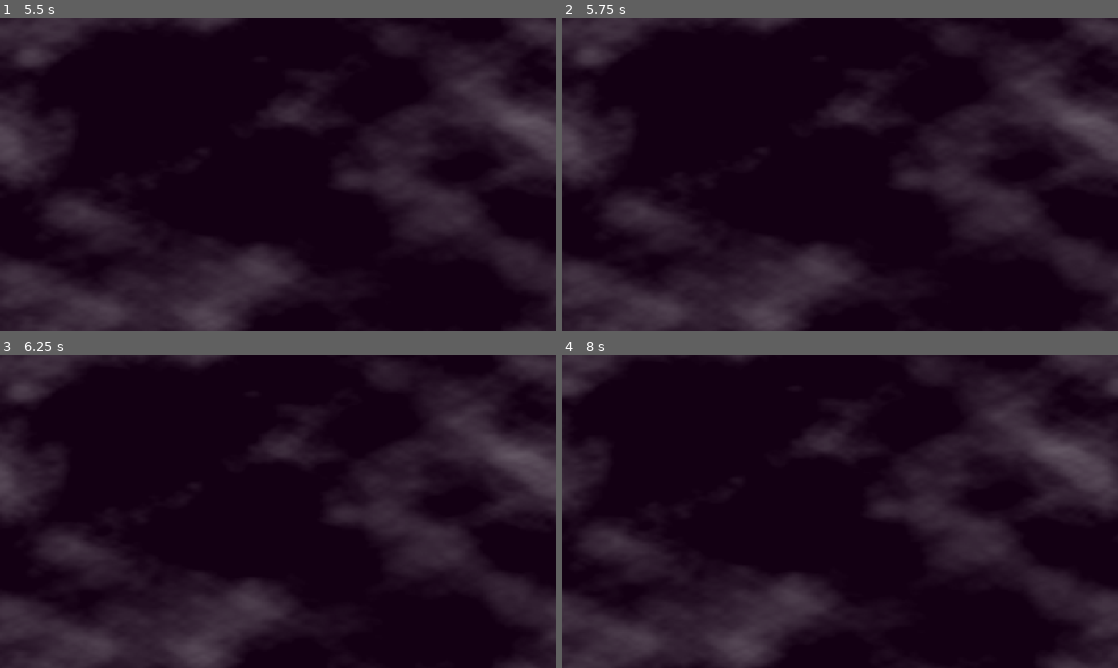
Above: before the commit, frames 1-4 (two rows, left to right).
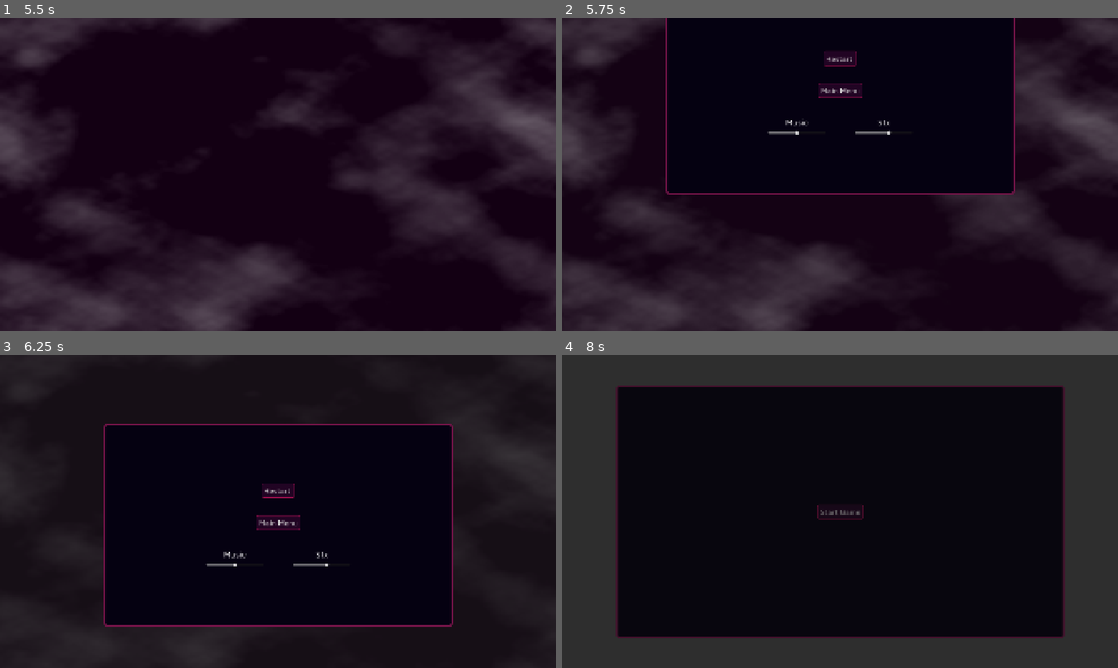
Above: after the commit, the same moments.

Repository: Valentino-02/IncrementalGame
Game: Godot game, scene res://src/scenes/Main.tscn
Same seed, same stepped clock (60 frames per second), same inputs: the game is played once before the commit and once after it.
Inputs (mouse positions are in pixels of both pictures, inside the frame that each line leads up to):
- Up to frame 1 (5.5 s): tap Enter at 0.5, 4.25 s; move the mouse to (400, 158) at 0.52 s; click (400, 158) at 0.67 s; click "Start Game" at 1.25 s; click "Start Game" at 2 s; move the mouse to (166, 190) at 2.77 s; click (166, 190) at 2.92 s; tap Space at 3.5, 5 s; move the mouse to (333, 105) at 3.52 s; click (333, 105) at 3.67 s; move the mouse to (250, 237) at 4.27 s; click (250, 237) at 4.42 s; move the mouse to (444, 221) at 5.02 s; click (444, 221) at 5.17 s
- Up to frame 2 (5.75 s): tap Escape (ui_cancel) at 5.65 s
- Up to frame 3 (6.25 s): click (278, 395) at 5.75 s, where only the run after the commit has a clickable "Restart"
- Up to frame 4 (8 s): click (840, 511) at 6.5 s, where only the run after the commit has a clickable "Main Menu"; click (840, 477) at 7.25 s, where only the run after the commit has a clickable "Restart"

Frame 1 is identical in both runs. In frame 2, 9.7% of the frame differs, in the area x 18-82%, y 0-57%; in frame 3, 19%; in frame 4, 46%, in the area x 0-100%, y 0-100%.

Commit message:
fix audio bugs

Diff:
--- a/project.godot
+++ b/project.godot
@@ -37,6 +37,10 @@
 
 project/assembly_name="GameDevJam"
 
+[gui]
+
+theme/custom="uid://b6o24n8fr7hfj"
+
 [rendering]
 
 renderer/rendering_method="gl_compatibility"
--- a/src/autoload/AudioManager/AudioManager.gd
+++ b/src/autoload/AudioManager/AudioManager.gd
@@ -1,19 +1,11 @@
 extends Node
-
-enum SfxId {
-	Click,
-}
-
-enum MusicId {
-	MainMenuTheme,
-	MainTheme
-}
 
 @onready var music : MusicManager = %MusicManager
 @onready var sfx : SfxManager = %SfxManager
 
 
 func _ready():
+	process_mode = Node.PROCESS_MODE_ALWAYS
 	setMusicVolume(Settings.DEFAULT_MUSIC_VOLUME)
 	setSfxVolume(Settings.DEFAULT_SFX_VOLUME)
 
@@ -25,7 +17,7 @@
 	AudioServer.set_bus_volume_db(sfx.getBusIndex(), linear_to_db(value))
 
 func getMusicVolume():
-	return db_to_linear(music.getBusIndex())
+	return db_to_linear(AudioServer.get_bus_volume_db(music.getBusIndex()))
 
 func getSfxVolume():
-	return db_to_linear(sfx.getBusIndex())
+	return db_to_linear(AudioServer.get_bus_volume_db(sfx.getBusIndex()))
--- a/src/autoload/AudioManager/AudioManager.tscn
+++ b/src/autoload/AudioManager/AudioManager.tscn
@@ -1,17 +1,18 @@
-[gd_scene load_steps=11 format=3 uid="uid://bk6c4tww78yhq"]
+[gd_scene load_steps=12 format=3 uid="uid://bk6c4tww78yhq"]
 
 [ext_resource type="Script" uid="uid://6mmbqgcmbnkt" path="res://src/autoload/AudioManager/AudioManager.gd" id="1_7j23j"]
 [ext_resource type="Script" uid="uid://b60hxo568dw0w" path="res://src/autoload/AudioManager/Sfx/SfxManager.gd" id="2_7j23j"]
 [ext_resource type="Script" uid="uid://dhwrmwr6mxae8" path="res://src/autoload/AudioManager/Music/MusicManager.gd" id="2_ge8yv"]
 [ext_resource type="Script" uid="uid://b67exh4v0a6ij" path="res://src/autoload/AudioManager/Music/MusicResource.gd" id="3_p58k6"]
+[ext_resource type="AudioStream" uid="uid://dk01hndnku5qn" path="res://assets/music/Pause For Rock.mp3" id="4_8ooo6"]
 [ext_resource type="AudioStream" uid="uid://bdl81wqkmx2u5" path="res://assets/music/Elemental Delivery.mp3" id="4_u4rwl"]
-[ext_resource type="Script" uid="uid://cm215ucy36ahr" path="res://src/autoload/AudioManager/Sfx/SfxResource.gd" id="6_4cy6h"]
-[ext_resource type="AudioStream" uid="uid://ce0ty7xmbm66h" path="res://assets/sfx/Click.mp3" id="7_8ooo6"]
+[ext_resource type="Script" uid="uid://cm215ucy36ahr" path="res://src/autoload/AudioManager/Sfx/SfxResource.gd" id="7_8ooo6"]
+[ext_resource type="AudioStream" uid="uid://ce0ty7xmbm66h" path="res://assets/sfx/Click.mp3" id="8_dsnk3"]
 
 [sub_resource type="Resource" id="Resource_vycle"]
 script = ExtResource("3_p58k6")
-stream = ExtResource("4_u4rwl")
-volume = 0.0
+stream = ExtResource("4_8ooo6")
+volume = -4.0
 pitchScale = 1.0
 metadata/_custom_type_script = "uid://b67exh4v0a6ij"
 
--- a/src/autoload/AudioManager/Music/MusicManager.gd
+++ b/src/autoload/AudioManager/Music/MusicManager.gd
@@ -1,9 +1,14 @@
 class_name MusicManager
 extends Node
 
+enum MusicId {
+	MainMenuTheme,
+	GameTheme
+}
+
 const MUSIC_BUS_NAME = 'Music'
 
-@export var preloadedMusic: Dictionary[AudioManager.MusicId , MusicResource]
+@export var preloadedMusic: Dictionary[MusicId , MusicResource]
 
 @onready var _player : AudioStreamPlayer = $AudioStreamPlayer
 
@@ -18,7 +23,7 @@
 func getBusIndex() -> int:
 	return _musicBusIndex
 
-func play(id: AudioManager.MusicId, fadeInDuration: float = 0.0) -> void:
+func play(id: MusicId, fadeInDuration: float = 0.0) -> void:
 	var music : MusicResource = preloadedMusic.get(id) as MusicResource
 	if music == null:
 		push_error("Sfx Manager failed to find music with id ", id)
@@ -31,13 +36,13 @@
 	await _fadeOut(fadeOutDuration)
 	_player.stop()
 
-func enableLowPass(duration:= 0.5) -> void:
-	var tween = get_tree().create_tween()
+func enableLowPass(duration:= 0.25) -> void:
+	var tween = create_tween()
 	var effect = AudioServer.get_bus_effect(_musicBusIndex, 0)
 	tween.tween_property(effect, "cutoff_hz", Settings.LOW_PASS_HZ_VALUE, duration).set_trans(Tween.TRANS_LINEAR)
 
 func disableLowPass(duration:= 0.5) -> void:
-	var tween = get_tree().create_tween()
+	var tween = create_tween()
 	var effect = AudioServer.get_bus_effect(_musicBusIndex, 0)
 	tween.tween_property(effect, "cutoff_hz", Settings.NORMAL_HZ_VALUE, duration).set_trans(Tween.TRANS_LINEAR)
 
--- a/src/autoload/AudioManager/Music/MusicResource.gd
+++ b/src/autoload/AudioManager/Music/MusicResource.gd
@@ -5,7 +5,7 @@
 @export_range(-40, 20) var volume: float = 0
 @export_range(0.0, 4.0,.01) var pitchScale: float = 1.0
 
-var _id : AudioManager.MusicId
+var _id : MusicManager.MusicId
 
-func setId(id: AudioManager.MusicId) -> void:
+func setId(id: MusicManager.MusicId) -> void:
 	_id = id
--- a/src/autoload/AudioManager/Sfx/SfxManager.gd
+++ b/src/autoload/AudioManager/Sfx/SfxManager.gd
@@ -1,9 +1,13 @@
 class_name SfxManager
 extends Node2D
 
+enum SfxId {
+	Click,
+}
+
 const SFX_BUS_NAME = 'Sfx'
 
-@export var preloadedSfx: Dictionary[AudioManager.SfxId, SfxResource]
+@export var preloadedSfx: Dictionary[SfxId, SfxResource]
 
 var _sfxBusIndex : int = -1
 
@@ -15,7 +19,7 @@
 func getBusIndex() -> int:
 	return _sfxBusIndex
 
-func playAtPosition(id: AudioManager.SfxId, pos: Vector2) -> void:
+func playAtPosition(id: SfxId, pos: Vector2) -> void:
 	var sfx : SfxResource = preloadedSfx.get(id) as SfxResource
 	if sfx == null:
 		push_error("Sfx Manager failed to find sfx with id ", id)
@@ -34,7 +38,7 @@
 	add_child(player2D)
 	player2D.play()
 
-func play(id: AudioManager.SfxId) -> void:
+func play(id: SfxId) -> void:
 	var sfx : SfxResource = preloadedSfx.get(id) as SfxResource
 	if sfx == null:
 		push_error("Sfx Manager failed to find sfx with id ", id)
--- a/src/autoload/AudioManager/Sfx/SfxResource.gd
+++ b/src/autoload/AudioManager/Sfx/SfxResource.gd
@@ -7,9 +7,9 @@
 @export_range(0, 10) var limit: int = 5
 
 var _count: int = 0
-var _id : AudioManager.SfxId
+var _id : SfxManager.SfxId
 
-func setId(id: AudioManager.SfxId) -> void:
+func setId(id: SfxManager.SfxId) -> void:
 	_id = id
 
 func addCount() -> void:
--- a/src/autoload/RngManager/RngManager.gd
+++ b/src/autoload/RngManager/RngManager.gd
@@ -19,6 +19,6 @@
 	return _seed
 
 func createRng() -> RandomNumberGenerator:
-	var rng := RandomNumberGenerator.new()
-	rng.seed = _seed
-	return rng
+	var newRng := RandomNumberGenerator.new()
+	newRng.seed = _seed
+	return newRng
--- /dev/null
+++ b/src/scenes/Game/Game.gd
@@ -0,0 +1,6 @@
+class_name Game
+extends Node2D
+
+
+func _ready() -> void:
+	AudioManager.music.play(MusicManager.MusicId.GameTheme)
--- a/src/scenes/Game/Game.tscn
+++ b/src/scenes/Game/Game.tscn
@@ -1,12 +1,17 @@
-[gd_scene load_steps=2 format=3 uid="uid://b6qmg3bs0faof"]
+[gd_scene load_steps=4 format=3 uid="uid://b6qmg3bs0faof"]
 
+[ext_resource type="Script" uid="uid://dy8df4a47iw5a" path="res://src/scenes/Game/Game.gd" id="1_2odft"]
 [ext_resource type="PackedScene" uid="uid://cgbomhfyh5r" path="res://src/scenes/Game/Components/FogEffect.tscn" id="1_57sbl"]
+[ext_resource type="PackedScene" uid="uid://bvygpavv7ecpd" path="res://src/scenes/UI/GameUI/GameUI.tscn" id="2_klkct"]
 
 [node name="Game" type="Node2D"]
+script = ExtResource("1_2odft")
 
 [node name="FogEffect" parent="." instance=ExtResource("1_57sbl")]
+layer = 1
 
 [node name="Background" type="CanvasLayer" parent="."]
+layer = -1
 
 [node name="ColorRect" type="ColorRect" parent="Background"]
 anchors_preset = 15
@@ -15,3 +20,8 @@
 grow_horizontal = 2
 grow_vertical = 2
 color = Color(0.0753173, 5.46434e-06, 0.0753164, 1)
+
+[node name="UI" type="CanvasLayer" parent="."]
+layer = 2
+
+[node name="GameUI" parent="UI" instance=ExtResource("2_klkct")]
--- a/src/scenes/UI/Components/VolumeSlider.gd
+++ b/src/scenes/UI/Components/VolumeSlider.gd
@@ -1,28 +1,28 @@
 class_name VolumeSlider
 extends VBoxContainer
-
-@export var title : String
-@export var type : AudioType = AudioType.Music
-
-@onready var _slider : HSlider = $HSlider
-@onready var _label : Label = $Label
 
 enum AudioType {
 	Music,
 	Sfx
 }
 
+@export var type : AudioType = AudioType.Music
+
+@onready var _slider : HSlider = $HSlider
+@onready var _label : Label = $Label
+
 
 func _ready():
 	if type == AudioType.Music:
 		_slider.set_value_no_signal(AudioManager.getMusicVolume())
+		_label.text = "Music"
 	elif type == AudioType.Sfx:
 		_slider.set_value_no_signal(AudioManager.getSfxVolume())
-	_label.text = title
+		_label.text = "Sfx"
 
 
 func _on_h_slider_value_changed(value: float) -> void:
-	AudioManager.sfx.play(AudioManager.SfxId.Click)
+	AudioManager.sfx.play(SfxManager.SfxId.Click)
 	if type == AudioType.Music:
 		AudioManager.setMusicVolume(value)
 	elif type == AudioType.Sfx:
--- /dev/null
+++ b/src/scenes/UI/GameUI/GameUI.tscn
@@ -0,0 +1,15 @@
+[gd_scene load_steps=2 format=3 uid="uid://bvygpavv7ecpd"]
+
+[ext_resource type="PackedScene" uid="uid://bpvu5ti8bdk7a" path="res://src/scenes/UI/GameUI/PauseMenu/PauseMenu.tscn" id="1_dcqij"]
+
+[node name="GameUI" type="Control"]
+layout_mode = 3
+anchors_preset = 15
+anchor_right = 1.0
+anchor_bottom = 1.0
+grow_horizontal = 2
+grow_vertical = 2
+
+[node name="PauseMenu" parent="." instance=ExtResource("1_dcqij")]
+visible = false
+layout_mode = 1
--- /dev/null
+++ b/src/scenes/UI/GameUI/PauseMenu/PauseMenu.gd
@@ -0,0 +1,85 @@
+class_name PauseMenu
+extends Control
+
+@onready var _modal : Control = %Modal
+@onready var _darkBackground : ColorRect = %DarkBackground
+
+var _hiddenPosition := Vector2(0, -300)
+var _targetPosition : Vector2
+var _isOpen : bool = false
+var _isTransitioning : bool = false
+
+
+func _ready() -> void:
+	process_mode = Node.PROCESS_MODE_ALWAYS
+	await get_tree().process_frame
+	_targetPosition = _modal.position
+	_hiddenPosition.x = _modal.position.x
+
+func _unhandled_input(event):
+	if event.is_action_pressed("ui_cancel"):
+		changeOpenState()
+
+
+func changeOpenState() -> void:
+	if _isTransitioning:
+		return
+	AudioManager.sfx.play(SfxManager.SfxId.Click)
+	if _isOpen:
+		_close()
+	else:
+		_open()
+
+
+func _open() -> void:
+	_isTransitioning = true
+	AudioManager.music.enableLowPass()
+	show()
+	get_tree().paused = true
+	await _playIntroAnimation()
+	_isOpen = true
+	_isTransitioning = false
+
+func _close() -> void:
+	_isTransitioning = true
+	AudioManager.music.disableLowPass()
+	await _playOutroAnimation()
+	hide()
+	get_tree().paused = false
+	_isOpen = false
+	_isTransitioning = false
+
+func _playIntroAnimation() -> void:
+	_modal.position = _hiddenPosition
+	_darkBackground.modulate.a = 0.0
+	var tween := create_tween()
+	var backgroundTween := create_tween()
+	backgroundTween.tween_property(_darkBackground, "modulate:a", 0.6, 0.3).set_trans(Tween.TRANS_SINE).set_ease(Tween.EASE_IN_OUT)
+	tween.tween_property(_modal, "position", _targetPosition + Vector2(0, 10), 0.8).set_trans(Tween.TRANS_BACK).set_ease(Tween.EASE_OUT)
+	tween.tween_property(_modal, "position", _targetPosition, 0.1).set_trans(Tween.TRANS_SINE).set_ease(Tween.EASE_OUT)
+	await tween.finished
+
+func _playOutroAnimation() -> void:
+	var tween := create_tween()
+	var backgroundTween := create_tween()
+	backgroundTween.tween_property(_darkBackground, "modulate:a", 0.0, 0.3).set_trans(Tween.TRANS_SINE).set_ease(Tween.EASE_IN_OUT)
+	tween.tween_property(_modal, "position", _hiddenPosition, 0.3).set_trans(Tween.TRANS_SINE).set_ease(Tween.EASE_IN)
+	await tween.finished
+
+
+func _on_restart_button_pressed() -> void:
+	AudioManager.sfx.play(SfxManager.SfxId.Click)
+	get_tree().paused = false
+	AudioManager.music.disableLowPass()
+	TransitionManager.changeToScene(TransitionManager.SceneId.Game)
+
+func _on_main_menu_button_pressed() -> void:
+	AudioManager.sfx.play(SfxManager.SfxId.Click)
+	get_tree().paused = false
+	AudioManager.music.disableLowPass()
+	TransitionManager.changeToScene(TransitionManager.SceneId.MainMenu)
+
+func _on_gui_input(event: InputEvent) -> void:
+	if event is InputEventMouseButton and event.pressed:
+		if not _modal.get_global_rect().has_point(event.global_position):
+			changeOpenState()
--- /dev/null
+++ b/src/scenes/UI/GameUI/PauseMenu/PauseMenu.tscn
@@ -0,0 +1,87 @@
+[gd_scene load_steps=3 format=3 uid="uid://bpvu5ti8bdk7a"]
+
+[ext_resource type="Script" uid="uid://11gucvqd3tkt" path="res://src/scenes/UI/GameUI/PauseMenu/PauseMenu.gd" id="1_7ng4x"]
+[ext_resource type="PackedScene" uid="uid://wmffm1lec8xx" path="res://src/scenes/UI/Components/VolumeSlider.tscn" id="1_j6cl5"]
+
+[node name="PauseMenu" type="Control"]
+layout_mode = 3
+anchors_preset = 15
+anchor_right = 1.0
+anchor_bottom = 1.0
+grow_horizontal = 2
+grow_vertical = 2
+script = ExtResource("1_7ng4x")
+
+[node name="DarkBackground" type="ColorRect" parent="."]
+unique_name_in_owner = true
+layout_mode = 1
+anchors_preset = 15
+anchor_right = 1.0
+anchor_bottom = 1.0
+grow_horizontal = 2
+grow_vertical = 2
+mouse_filter = 2
+color = Color(0.0962047, 0.0962048, 0.0962047, 1)
+
+[node name="Modal" type="Control" parent="."]
+unique_name_in_owner = true
+layout_mode = 1
+anchor_left = 0.2
+anchor_top = 0.2
+anchor_right = 0.8
+anchor_bottom = 0.8
+offset_left = -20.0
+offset_top = -20.0
+offset_right = 20.0
+offset_bottom = 20.0
+grow_horizontal = 2
+grow_vertical = 2
+
+[node name="Panel" type="Panel" parent="Modal"]
+layout_mode = 1
+anchors_preset = 15
+anchor_right = 1.0
+anchor_bottom = 1.0
+grow_horizontal = 2
+grow_vertical = 2
+theme_type_variation = &"PanelVariation"
+
+[node name="VBoxContainer" type="VBoxContainer" parent="Modal"]
+layout_mode = 1
+anchors_preset = 15
+anchor_right = 1.0
+anchor_bottom = 1.0
+grow_horizontal = 2
+grow_vertical = 2
+theme_override_constants/separation = 60
+alignment = 1
+
+[node name="RestartButton" type="Button" parent="Modal/VBoxContainer"]
+layout_mode = 2
+size_flags_horizontal = 4
+focus_mode = 0
+theme_type_variation = &"CustomSimpleButton"
+text = "Restart "
+
+[node name="MainMenuButton" type="Button" parent="Modal/VBoxContainer"]
+layout_mode = 2
+size_flags_horizontal = 4
+focus_mode = 0
+theme_type_variation = &"CustomSimpleButton"
+text = "Main Menu"
+
+[node name="HBoxContainer" type="HBoxContainer" parent="Modal/VBoxContainer"]
+layout_mode = 2
+theme_override_constants/separation = 100
+alignment = 1
+
+[node name="MusicVolumeSlider" parent="Modal/VBoxContainer/HBoxContainer" instance=ExtResource("1_j6cl5")]
+layout_mode = 2
+
+[node name="SfxVolumeSlider" parent="Modal/VBoxContainer/HBoxContainer" instance=ExtResource("1_j6cl5")]
+layout_mode = 2
+type = 1
+
+[connection signal="gui_input" from="." to="." method="_on_gui_input"]
+[connection signal="pressed" from="Modal/VBoxContainer/RestartButton" to="." method="_on_restart_button_pressed"]
+[connection signal="pressed" from="Modal/VBoxContainer/MainMenuButton" to="." method="_on_main_menu_button_pressed"]
--- a/src/scenes/UI/MainMenu/MainMenu.gd
+++ b/src/scenes/UI/MainMenu/MainMenu.gd
@@ -3,10 +3,10 @@
 
 
 func _ready() -> void:
-	AudioManager.music.play(AudioManager.MusicId.MainMenuTheme)
+	AudioManager.music.play(MusicManager.MusicId.MainMenuTheme)
 
 
 func _on_start_game_button_pressed() -> void:
-	AudioManager.sfx.play(AudioManager.SfxId.Click)
+	AudioManager.sfx.play(SfxManager.SfxId.Click)
 	TransitionManager.changeToScene(TransitionManager.SceneId.Game)
 	AudioManager.music.stop()
--- a/src/scenes/UI/MainMenu/MainMenu.tscn
+++ b/src/scenes/UI/MainMenu/MainMenu.tscn
@@ -1,6 +1,5 @@
-[gd_scene load_steps=3 format=3 uid="uid://c5h473qkqkmcg"]
+[gd_scene load_steps=2 format=3 uid="uid://c5h473qkqkmcg"]
 
-[ext_resource type="Theme" uid="uid://b6o24n8fr7hfj" path="res://resources/themes/CustomTheme.tres" id="1_8xvfs"]
 [ext_resource type="Script" uid="uid://cigwrtdx1cq0l" path="res://src/scenes/UI/MainMenu/MainMenu.gd" id="2_vahk2"]
 
 [node name="MainMenu" type="CanvasLayer"]
@@ -13,7 +12,6 @@
 anchor_bottom = 1.0
 grow_horizontal = 2
 grow_vertical = 2
-theme = ExtResource("1_8xvfs")
 
 [node name="Panel" type="Panel" parent="Control"]
 layout_mode = 1
--- a/src/util/Settings.gd
+++ b/src/util/Settings.gd
@@ -2,6 +2,6 @@
 
 const DEFAULT_MUSIC_VOLUME = 0.5
 const DEFAULT_SFX_VOLUME = 0.6
-const LOW_PASS_HZ_VALUE = 1000
+const LOW_PASS_HZ_VALUE = 600
 const NORMAL_HZ_VALUE = 10000
 const MIN_VOLUME = -80
Not shown, added: assets/music/Pause For Rock.mp3.import
Not shown: 2 places in src/autoload/AudioManager/AudioManager.tscn that only renumber resources
Not shown, added: src/scenes/Game/Game.gd.uid
Not shown, added: src/scenes/UI/GameUI/PauseMenu/PauseMenu.gd.uid
Not shown, added: assets/music/Pause For Rock.mp3
